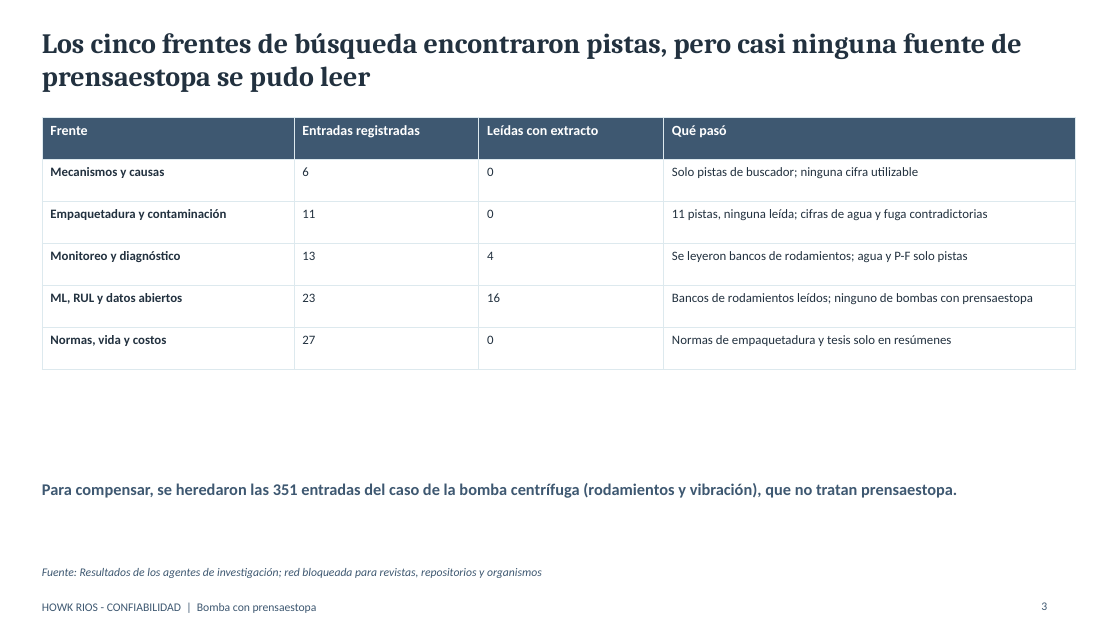
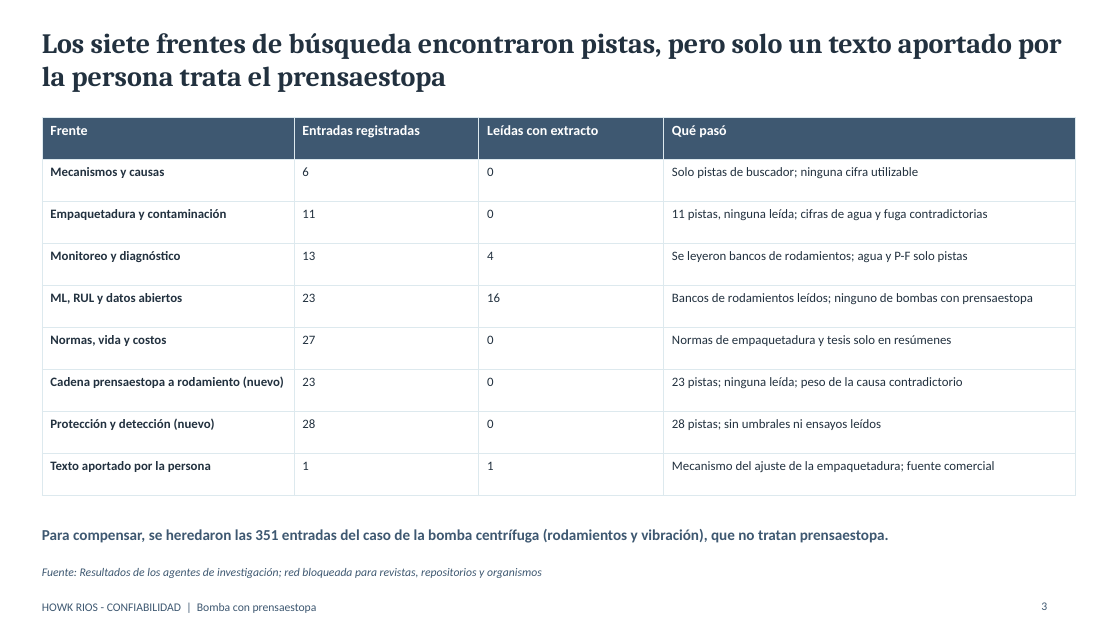
Before and after one commit to howkrios-65/clima-lima, a slide deck: slide 3 of docs/entregables/presentacion_bomba_prensaestopa.pptx. Drawn at 1120x630 pixels with LibreOffice and Linux fonts; fonts in the diff are those of the drawing. Boxes give left, top, right and bottom in pixels: in the first picture for what was removed or moved away, otherwise in the second. Text is boxed around its words. In the diff, an @@ line names an element or a change of style, - is before the commit and + after.

```diff
--- a/docs/entregables/presentacion_bomba_prensaestopa.pptx
+++ b/docs/entregables/presentacion_bomba_prensaestopa.pptx
@@ text at (42,33,1062,92): text changed @@
-Los cinco frentes de búsqueda encontraron pistas, pero casi ninguna fuente de prensaestopa se pudo leer
+Los siete frentes de búsqueda encontraron pistas, pero solo un texto aportado por la persona trata el prensaestopa
@@ table at (42,118,1075,476) @@
+row 7: Cadena prensaestopa a rodamiento (nuevo) | 23 | 0 | 23 pistas; ninguna leída; peso de la causa contradictorio
+row 8: Protección y detección (nuevo) | 28 | 0 | 28 pistas; sin umbrales ni ensayos leídos
+row 9: Texto aportado por la persona | 1 | 1 | Mecanismo del ajuste de la empaquetadura; fuente comercial
@@ text "Para compensar, se heredaron las ...": place and size @@
-text "Para compensar, se heredaron las ..." at (42,483,957,498)
+text "Para compensar, se heredaron las ..." at (42,529,889,543)
@@ text "Para compensar, se heredaron las ..." at (42,529,889,543): size 14 to 13 pt @@
```
Also in this commit, not shown: 8 other slides changed, 2 slides added, 14 other files.
